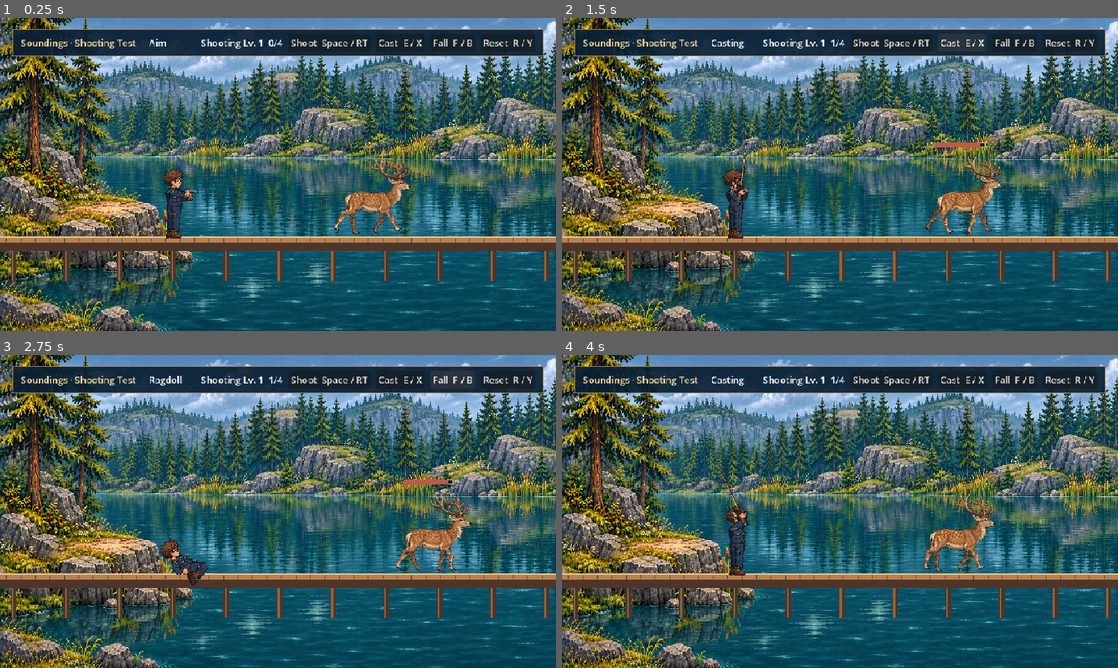
Above: before the commit, frames 1-4 (two rows, left to right).
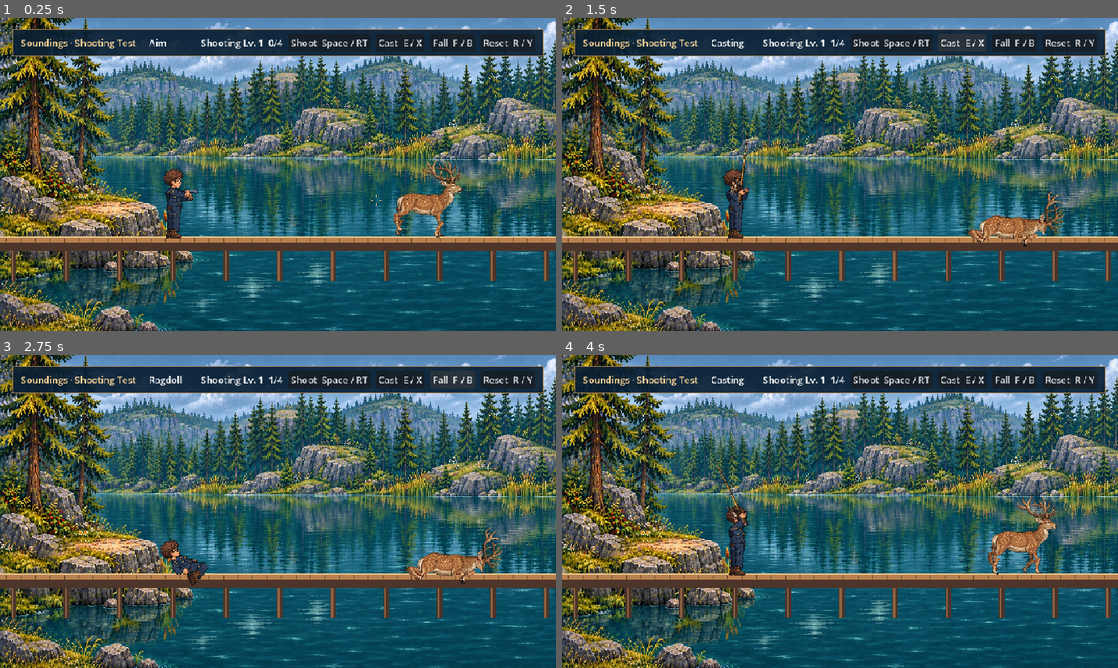
Above: after the commit, the same moments.

Repository: onurozdi/idlebattle
Game: Godot game, scene res://character_test.tscn
The game is run twice, just before and just after one commit, with the same random seed, the same clock (stepped at 60 frames per second) and the same inputs.
Inputs (mouse positions are in pixels of both pictures, inside the frame that each line leads up to):
- Up to frame 1 (0.25 s): no input
- Up to frame 2 (1.5 s): click "Shoot Space / RT" at 0.5 s; click "Cast E / X" at 1.25 s
- Up to frame 3 (2.75 s): click "Fall F / B" at 2 s
- Up to frame 4 (4 s): click "Reset R / Y" at 2.75 s; tap Enter at 3.5 s; move the mouse to (962, 495) at 3.52 s; hold Right from 3.53 s (still down); tap E at 3.6 s; click (962, 495) at 3.67 s; tap Space at 3.77 s

The runs differ from the first frame. In frame 1, 2.1% of the frame differs, in the area x 60-84%, y 44-71%; in frame 2, 2.2%, in the area x 65-91%, y 39-74%; in frame 3, 2.2%; in frame 4, 2.2%.

Commit message:
Add deer flight, hoof placement, and a gallop

Diff:
--- a/godot/character_test.gd
+++ b/godot/character_test.gd
@@ -71,7 +71,7 @@
 		pad_buttons[trigger] = firing
 	actor.aim = aim_point
 	actor.advance(delta, movement)
-	deer.advance(delta)
+	deer.advance(delta, actor.anchor_x)
 	shot_cooldown = maxf(0.0, shot_cooldown - delta)
 	if fire_pending:
 		fire_pending = false
@@ -332,5 +332,51 @@
 		push_error("An impact moved the corpse.")
 		get_tree().quit(1)
 		return
-	print("Shooting test passed: damage, skill, entry marks, joint sockets and in-place gravity collapse.")
+	var oldest: Node2D = deer.marks[0]
+	while deer.marks.size() < DEER.MAX_MARKS:
+		deer.receive_shot(body, body.global_position, Vector2.RIGHT)
+	if not deer.marks.has(oldest) or deer.marks.size() != 32:
+		push_error("The first entry mark disappeared before the 32-mark limit.")
+		get_tree().quit(1)
+		return
+	deer.receive_shot(body, body.global_position, Vector2.RIGHT)
+	if deer.marks.has(oldest) or deer.marks.size() != 32:
+		push_error("Only the oldest entry mark should be dropped when the limit is exceeded.")
+		get_tree().quit(1)
+		return
+	var gait_error := _check_deer_gait()
+	if not gait_error.is_empty():
+		push_error(gait_error)
+		get_tree().quit(1)
+		return
+	print("Shooting test passed: damage, skill, 32 marks, gravity collapse, six-metre alert, hit-triggered escape and hoof contact.")
 	get_tree().quit()
+
+
+func _check_deer_gait() -> String:
+	var dt := 1.0 / Engine.physics_ticks_per_second
+	deer.reset_pose()
+	deer.advance(dt, deer.lane - DEER.ALERT_DISTANCE - .5)
+	if deer.alarm > 0.0:
+		return "The deer ran from a player outside the six-metre radius."
+	deer.reset_pose()
+	var observer: float = deer.lane - DEER.ALERT_DISTANCE + .5
+	for tick in Engine.physics_ticks_per_second / 2:
+		deer.advance(dt, observer)
+	if deer.alarm <= 0.0 or deer.speed <= DEER.WALK_SPEED or deer.lane <= DEER.SPAWN_X:
+		return "A nearby player did not trigger an escape away from them."
+	deer.reset_pose()
+	var body: RigidBody2D = deer.parts.body
+	deer.receive_shot(body, body.global_position, Vector2.LEFT)
+	observer = deer.lane + DEER.ALERT_DISTANCE + 30.0
+	for tick in Engine.physics_ticks_per_second / 2:
+		deer.advance(dt, observer)
+	if deer.fallen or deer.health != 90 or deer.speed <= DEER.WALK_SPEED or deer.lane >= DEER.SPAWN_X:
+		return "The first non-lethal hit did not trigger an escape from outside the radius."
+	var first := DEER.hoof_cycle(.1, .64, 35.0, 11.0)
+	var later := DEER.hoof_cycle(.2, .64, 35.0, 11.0)
+	if first.y != 0.0 or later.y != 0.0 or not is_equal_approx(first.x - later.x, 3.5):
+		return "A grounded walking hoof slipped relative to the deer stride."
+	if DEER.hoof_cycle(.6, .31, 113.0, 27.0).y > -20.0:
+		return "The running hoof did not lift during its swing."
+	return ""
--- a/godot/deer.gd
+++ b/godot/deer.gd
@@ -17,10 +17,25 @@
 const HIT_MARK := preload("res://hit_mark.gd")
 const FEET_Y := 378.0
 const UPPER_LENGTH := 24.0
+const METRE := 64.0
+const ALERT_DISTANCE := 6.0 * METRE
+const SPAWN_X := 715.0
+const WALK_SPEED := 60.0
+const RUN_SPEED := 215.0
+const ACCELERATION := 430.0
+const BRAKING := 560.0
+const ALERT_TIME := 4.0
+const PATROL_LEFT := 580.0
+const PATROL_RIGHT := 805.0
+const RANGE_LEFT := 86.0
+const RANGE_RIGHT := 874.0
 const MAX_HEALTH := 100
 const BODY_DAMAGE := 10
+const MAX_MARKS := 32
 const FLINCH_TIME := .16
 const LEGS := ["far_rear", "far_front", "near_rear", "near_front"]
+const WALK_CONTACT := [0.0, .25, .50, .75]
+const RUN_CONTACT := [0.0, .43, .11, .55]
 const ART_REGIONS := [
 	Rect2(203, 560, 135, 405), Rect2(666, 546, 196, 423), Rect2(1231, 571, 80, 383),
 ]
@@ -37,8 +52,11 @@
 var fallen := false
 var pace := true
 var step := 0.0
+var speed := 0.0
+var alarm := 0.0
+var patrol_direction := 1.0
 var facing := 1.0
-var lane := 625.0
+var lane := SPAWN_X
 
 
 func _ready() -> void:
@@ -91,7 +109,7 @@
 	if tile >= 0:
 		# Hooves can fold under the torso instead of bracing against the deck.
 		var hoof_contact := PhysicsMaterial.new()
-		hoof_contact.friction = .23
+		hoof_contact.friction = .08
 		body.physics_material_override = hoof_contact
 	body.set_meta("target", self)
 	var art := Node2D.new()
@@ -125,19 +143,46 @@
 	hurt_shape_origins[key] = center
 
 
-func advance(delta: float) -> void:
+func advance(delta: float, hunter_x: float) -> void:
 	if fallen:
 		for joint in joints:
 			joint.enforce(delta)
 		return
 	flinch = maxf(0, flinch - delta)
 	if pace:
-		lane += facing * delta * 42.0
-		if lane > 801.0 or lane < 570.0:
-			facing = -facing
-			lane = clampf(lane, 570, 801)
-		step += delta * 7.2
+		_move(delta, hunter_x)
 	_pose()
+
+
+func _move(delta: float, hunter_x: float) -> void:
+	if absf(lane - hunter_x) < ALERT_DISTANCE:
+		alarm = ALERT_TIME
+	else:
+		alarm = maxf(0.0, alarm - delta)
+	if lane <= PATROL_LEFT:
+		patrol_direction = 1.0
+	elif lane >= PATROL_RIGHT:
+		patrol_direction = -1.0
+	var direction := patrol_direction
+	var target_speed := WALK_SPEED
+	if alarm > 0.0:
+		direction = facing if is_equal_approx(lane, hunter_x) else signf(lane - hunter_x)
+		target_speed = RUN_SPEED
+	var limit := RANGE_RIGHT if facing > 0.0 else RANGE_LEFT
+	target_speed = minf(target_speed, sqrt(2.0 * BRAKING * absf(limit - lane)))
+	if facing != direction:
+		target_speed = 0.0
+	speed = move_toward(speed, target_speed, (ACCELERATION if speed < target_speed else BRAKING) * delta)
+	if speed < 1.0:
+		facing = direction
+	var next := clampf(lane + facing * speed * delta, RANGE_LEFT, RANGE_RIGHT)
+	var stride := lerpf(35.0, 113.0, _gallop())
+	step = fposmod(step + absf(next - lane) / stride, 1.0)
+	lane = next
+
+
+func _gallop() -> float:
+	return smoothstep(WALK_SPEED + 12.0, RUN_SPEED - 16.0, speed)
 
 
 func _process(_delta: float) -> void:
@@ -156,27 +201,59 @@
 
 
 func _pose() -> void:
-	var root := Vector2(lane, FEET_Y - 61.0 - absf(sin(step)) * 1.5)
+	var run := _gallop()
+	var moving := smoothstep(0.0, WALK_SPEED, speed)
+	var cycle := step * TAU
+	var bob := lerpf(1.0 - cos(cycle * 2.0), 2.5 + maxf(0.0, sin((step - .32) * TAU * 2.0)) * 8.0, run)
+	var root := Vector2(lane, FEET_Y - 57.0 - bob * moving)
 	root += hit_direction * sin(PI * flinch / FLINCH_TIME) * 3.4
 	health_meter.position = (root + Vector2(-43, -101)).round()
-	var height := sin(step) * .033
-	var chest := root + _flip(((SKIN.NECK - SKIN.BODY) * SKIN.DRAW_SCALE).rotated(height))
-	var neck_angle := height * .7
+	var pitch := .025 + lerpf(sin(cycle) * .035, sin(cycle + .35) * .18, run) * moving
+	var chest := root + _flip(((SKIN.NECK - SKIN.BODY) * SKIN.DRAW_SCALE).rotated(pitch))
+	var neck_angle := pitch * .6 + (cos(cycle) * .085 + .095) * run
 	var skull := chest + _flip(((SKIN.HEAD - SKIN.NECK) * SKIN.DRAW_SCALE).rotated(neck_angle))
-	_animate_part("body", root, height)
+	_animate_part("body", root, pitch)
 	_animate_part("neck", chest, neck_angle)
-	_animate_part("head", skull, height * -.5)
+	_animate_part("head", skull, -neck_angle * .45)
 	for index in LEGS.size():
-		var leg: String = LEGS[index]
-		var front := leg.ends_with("front")
-		var cycle := step + (PI if index == 0 or index == 3 else 0.0)
-		var upper := sin(cycle) * .42 - (.15 if front else -.15)
-		var bend := maxf(0.0, -cos(cycle)) * (.62 if front else -.62)
-		var lower := upper + bend
-		var hip := root + _flip(Vector2(29 if front else -29, 10))
-		var knee := hip + _flip(Vector2(-1.5 if front else -4.0, UPPER_LENGTH).rotated(upper))
-		_animate_part(leg + "_upper", hip, upper)
-		_animate_part(leg + "_lower", knee, lower)
+		_pose_leg(index, root, pitch, run, moving)
+
+
+static func hoof_cycle(phase: float, stance: float, stride: float, clearance: float) -> Vector2:
+	var travel := stride * stance
+	if phase < stance:
+		return Vector2(travel * .5 - phase * stride, 0)
+	var swing := inverse_lerp(stance, 1.0, phase)
+	return Vector2(lerpf(-travel * .5, travel * .5, smoothstep(0.0, 1.0, swing)),
+		-clearance * sin(swing * PI))
+
+
+func _pose_leg(index: int, root: Vector2, pitch: float, run: float, moving: float) -> void:
+	var leg: String = LEGS[index]
+	var front := leg.ends_with("front")
+	var far := leg.begins_with("far")
+	var mount := Vector2((29.0 if front else -29.0) + (-2.0 if far else 2.0), 10.0)
+	var knee_socket := Vector2(-1.5 if front else -4.0, UPPER_LENGTH)
+	var hoof_socket := Vector2(2.0, 24.0)
+	var walk_hoof := hoof_cycle(fposmod(step - WALK_CONTACT[index], 1.0), .64, 35.0, 11.0)
+	var run_hoof := hoof_cycle(fposmod(step - RUN_CONTACT[index], 1.0), .31, 113.0, 27.0 if front else 31.0)
+	var stride := walk_hoof.lerp(run_hoof, run) * moving
+	var resting_offset := (4.0 if front else -4.0) + (-3.0 if far else 2.0)
+	var foot_x := mount.x + resting_offset + stride.x
+	var foot_y := FEET_Y + stride.y
+	var hip_offset := mount.rotated(pitch)
+	var hip := root + _flip(hip_offset)
+	var to_foot := Vector2(foot_x - hip_offset.x, foot_y - hip.y)
+	var upper_length := knee_socket.length()
+	var lower_length := hoof_socket.length()
+	var reach := clampf(to_foot.length(), absf(upper_length - lower_length) + .1, upper_length + lower_length - .15)
+	var bend := acos(clampf((upper_length * upper_length + reach * reach - lower_length * lower_length) / (2.0 * upper_length * reach), -1.0, 1.0))
+	# The forelegs and hocks fold in opposite directions.
+	var upper_angle := to_foot.angle() - knee_socket.angle() + (-bend if front else bend)
+	var knee_offset := knee_socket.rotated(upper_angle)
+	var lower_angle := (to_foot.normalized() * reach - knee_offset).angle() - hoof_socket.angle()
+	_animate_part(leg + "_upper", hip, upper_angle)
+	_animate_part(leg + "_lower", hip + _flip(knee_offset), lower_angle)
 
 
 func _flip(point: Vector2) -> Vector2:
@@ -201,7 +278,7 @@
 
 
 func receive_shot(body: RigidBody2D, world_point: Vector2, direction: Vector2) -> bool:
-	if marks.size() >= 16:
+	if marks.size() >= MAX_MARKS:
 		marks.pop_front().queue_free()
 	marks.append(HIT_MARK.attach(body.get_node("Art"), world_point, direction))
 	if fallen:
@@ -211,6 +288,7 @@
 	health_meter.value = health
 	health_meter.visible = health > 0
 	if health > 0:
+		alarm = ALERT_TIME
 		flinch = FLINCH_TIME
 		hit_direction = direction
 	else:
@@ -257,7 +335,10 @@
 	health_meter.hide()
 	flinch = 0.0
 	facing = 1.0
-	lane = 625.0
+	patrol_direction = 1.0
+	lane = SPAWN_X
 	step = 0.0
+	speed = 0.0
+	alarm = 0.0
 	_pose()
 	_update_skin()
Not shown, removed: docs/character-test/shooting-v4.pck
Not shown, added: docs/character-test/shooting-v5.pck
